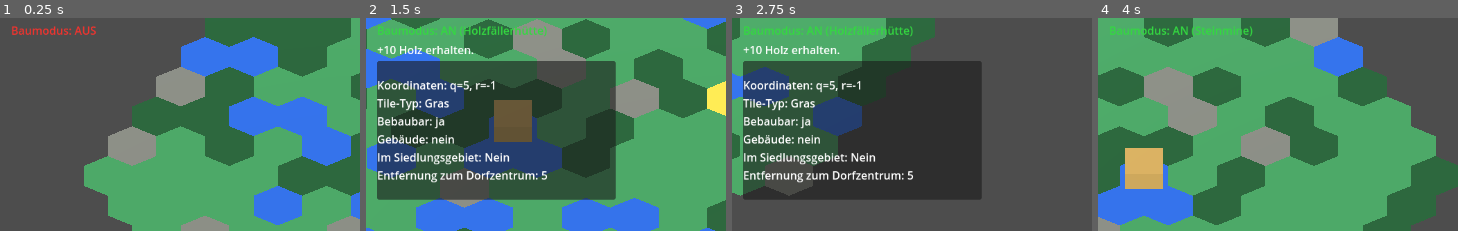
Above: before the commit, frames 1-4 (left to right).
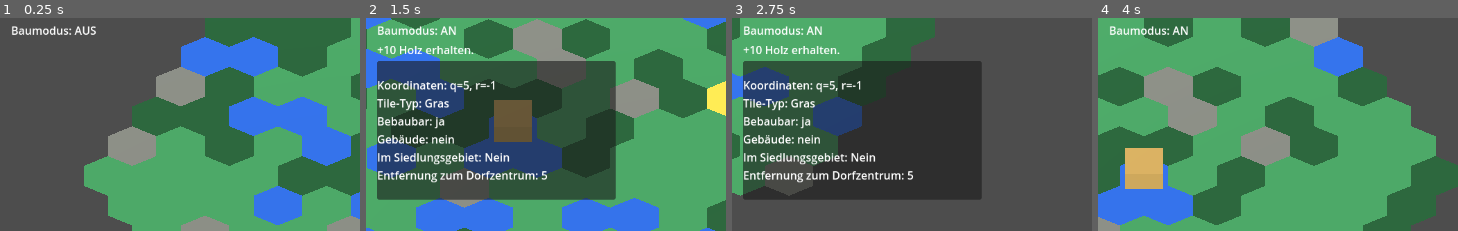
Above: after the commit, the same moments.

Repository: Ranu4922/CodexGame
Game: Godot game, scene res://scenes/Main.tscn
Two runs of this game, one before a commit and one after it. Both use one fixed random seed, a clock stepped at 60 frames per second and the inputs below.
Inputs (mouse positions are % of the whole screen's width and height, from its top left):
- Up to frame 1 (0.25 s): no input
- Up to frame 2 (1.5 s): tap Enter at 0.5 s; move the mouse to (80, 47) at 0.52 s; hold D 0.53-1.28 s; tap B at 0.6 s; click (80, 47) at 0.67 s; move the mouse to (33, 58) at 1.27 s; hold S from 1.28 s (still down); tap R at 1.35 s
- Up to frame 3 (2.75 s): move the mouse to (66, 29) at 2.02 s; release S at 2.03 s; hold D from 2.03 s (still down); tap 1 at 2.1 s
- Up to frame 4 (4 s): move the mouse to (50, 74) at 2.77 s; release D at 2.78 s; hold W 2.78-3.53 s; tap 2 at 2.85 s; click (50, 74) at 2.92 s; move the mouse to (89, 68) at 3.52 s; hold A from 3.53 s (still down); tap 3 at 3.6 s
The pictures show only the part of the screen within x 0-50%, y 15-65%; the shares and areas given below are measured in that part.

The runs differ from the first frame. In frame 1, 0.5% of the frame differs, in the area x 3-27%, y 3-8%; in frame 2, 1.0%, in the area x 3-51%, y 3-9%; in frame 3, 0.9%; in frame 4, 0.7%.
Error after the commit: Invalid access to property or key 'pressed' on a base object of type 'null instance'. (res://scripts/game_world.gd:30)

Commit message:
Add build menu HUD controls

Diff:
--- a/scripts/game_world.gd
+++ b/scripts/game_world.gd
@@ -5,12 +5,17 @@
 @onready var resource_label: Label = $CanvasLayer/ResourceLabel
 @onready var stone_label: Label = $CanvasLayer/StoneLabel
 @onready var housing_label: Label = $CanvasLayer/HousingLabel
+@onready var selected_building_label: Label = $CanvasLayer/SelectedBuildingLabel
 @onready var message_label: Label = $CanvasLayer/MessageLabel
 @onready var info_panel: PanelContainer = $CanvasLayer/InfoPanel
 @onready var info_label: Label = $CanvasLayer/InfoPanel/InfoLabel
+@onready var build_menu: PanelContainer = $CanvasLayer/BuildMenu
+@onready var lumberjack_button: Button = $CanvasLayer/BuildMenu/VBoxContainer/LumberjackButton
+@onready var house_button: Button = $CanvasLayer/BuildMenu/VBoxContainer/HouseButton
+@onready var stone_mine_button: Button = $CanvasLayer/BuildMenu/VBoxContainer/StoneMineButton
 
 var message_version: int = 0
-var selected_building_name: String = "Holzfällerhütte"
+var selected_building_name: String = "-"
 
 
 func _ready() -> void:
@@ -22,7 +27,11 @@
 	hex_grid.stone_changed.connect(_on_stone_changed)
 	hex_grid.housing_changed.connect(_on_housing_changed)
 	hex_grid.message_changed.connect(_on_message_changed)
+	lumberjack_button.pressed.connect(_on_lumberjack_button_pressed)
+	house_button.pressed.connect(_on_house_button_pressed)
+	stone_mine_button.pressed.connect(_on_stone_mine_button_pressed)
 	_on_build_mode_changed(false)
+	_on_selected_building_changed("-")
 	_on_wood_changed(hex_grid.wood)
 	_on_stone_changed(hex_grid.stone)
 	_on_housing_changed(hex_grid.housing_capacity)
@@ -82,6 +91,7 @@
 
 func _on_build_mode_changed(enabled: bool) -> void:
 	_update_build_mode_label(enabled)
+	build_menu.visible = enabled
 	build_mode_label.add_theme_color_override(
 		"font_color",
 		Color(0.20, 0.85, 0.25) if enabled else Color(0.95, 0.20, 0.18)
@@ -90,14 +100,27 @@
 
 func _on_selected_building_changed(display_name: String) -> void:
 	selected_building_name = display_name
+	selected_building_label.text = "Ausgewähltes Gebäude: %s" % selected_building_name
 	_update_build_mode_label(hex_grid.build_mode)
 
 
 func _update_build_mode_label(enabled: bool) -> void:
 	if enabled:
-		build_mode_label.text = "Baumodus: AN (%s)" % selected_building_name
+		build_mode_label.text = "Baumodus: AN"
 	else:
 		build_mode_label.text = "Baumodus: AUS"
+
+
+func _on_lumberjack_button_pressed() -> void:
+	hex_grid.call("select_building", "lumberjack_hut")
+
+
+func _on_house_button_pressed() -> void:
+	hex_grid.call("select_building", "house")
+
+
+func _on_stone_mine_button_pressed() -> void:
+	hex_grid.call("select_building", "stone_mine")
 
 
 func _on_wood_changed(amount: int) -> void:
